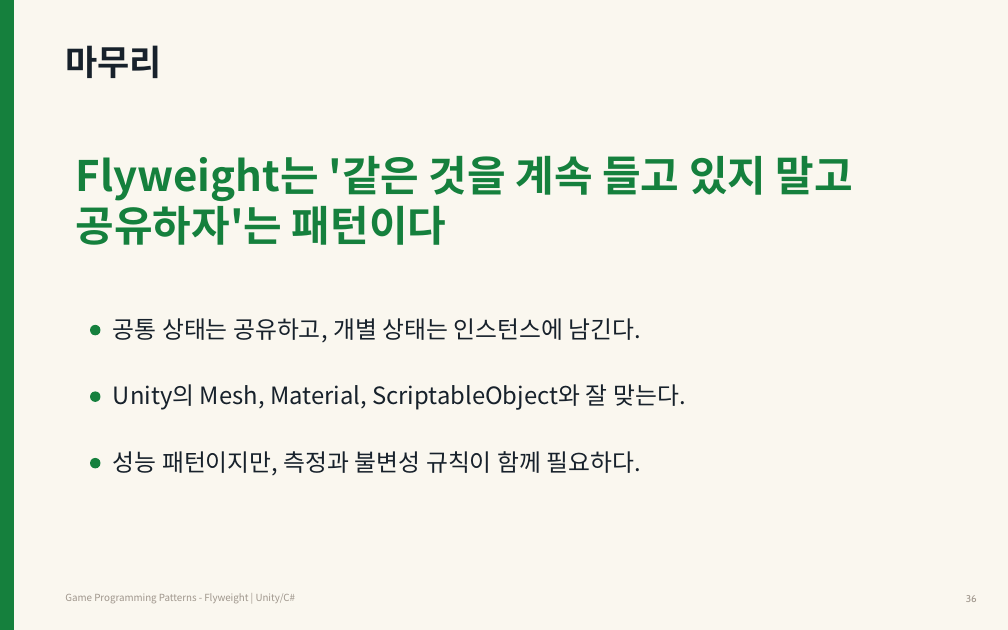
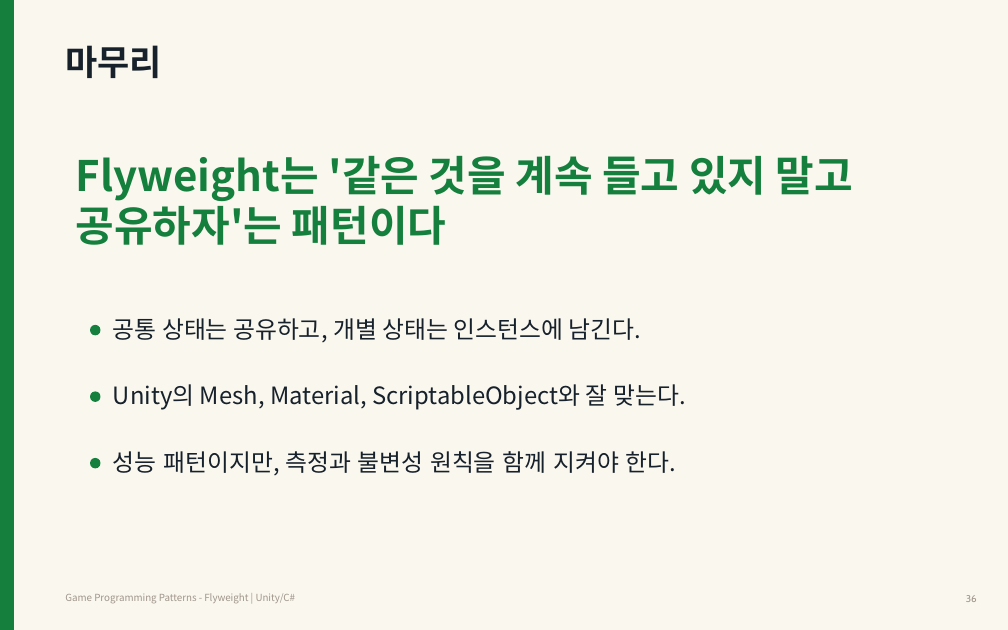
Before and after one commit to Meerkat-GMD/unity-programming-pattern, a slide deck: slide 36 of 03차시_Flyweight/강의자료/유니티 프로그래밍 패턴 3차시 - Flyweight.pptx. Drawn at 1008x630 pixels with LibreOffice and Linux fonts; fonts in the diff are those of the drawing. Boxes give left, top, right and bottom in pixels: in the first picture for what was removed or moved away, otherwise in the second. Text is boxed around its words. In the diff, an @@ line names an element or a change of style, - is before the commit and + after.

```diff
--- a/03차시_Flyweight/강의자료/유니티 프로그래밍 패턴 3차시 - Flyweight.pptx
+++ b/03차시_Flyweight/강의자료/유니티 프로그래밍 패턴 3차시 - Flyweight.pptx
@@ text at [113,451,677,475]: text changed @@
-성능 패턴이지만, 측정과 불변성 규칙이 함께 필요하다.
+성능 패턴이지만, 측정과 불변성 원칙을 함께 지켜야 한다.
```
Also in this commit, not shown: 13 other slides changed.
